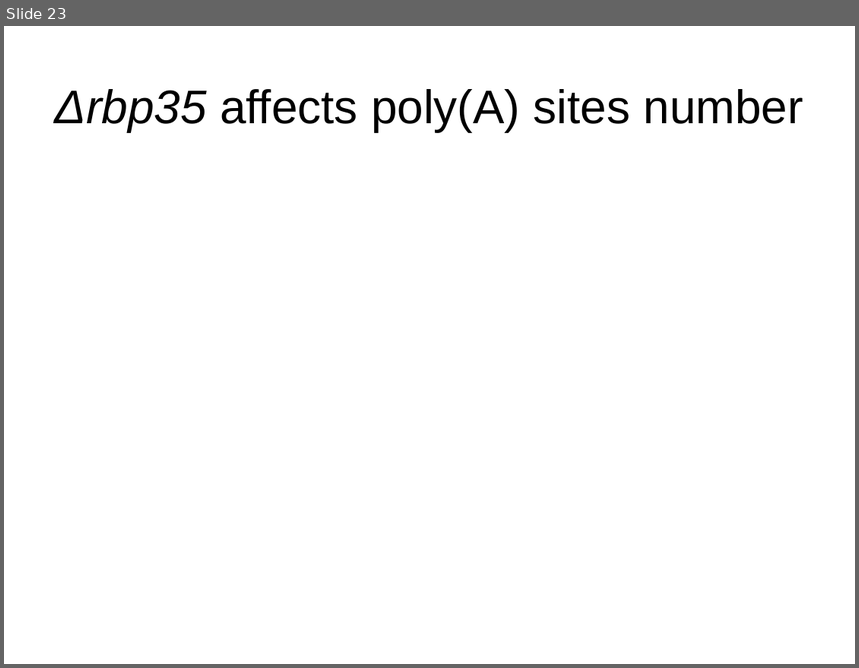
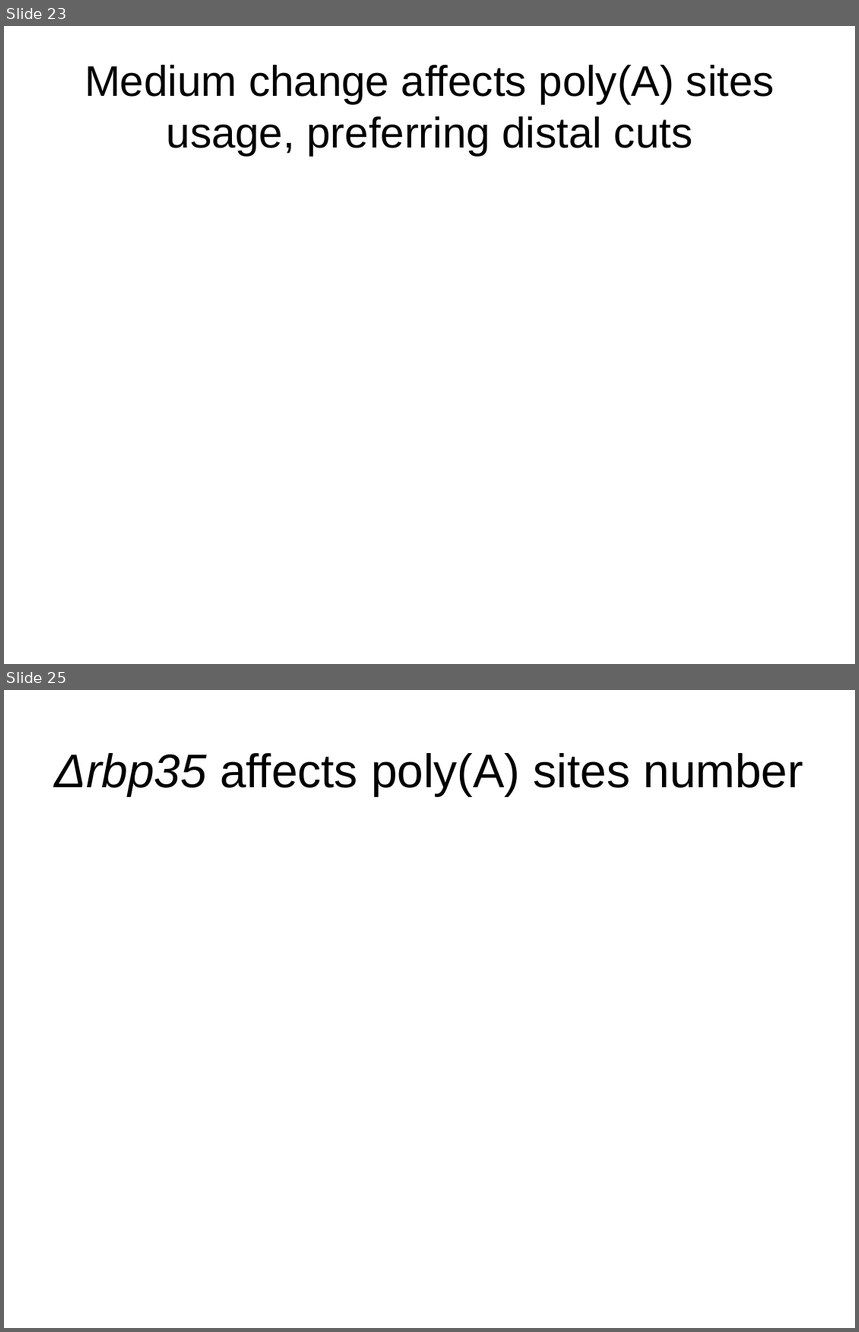
Before and after one commit to wilkinsonlab/m-oryzae-polya, a slide deck: doc/oryzae_presentation.odp. Shown one above the other, each under a label of ours: slide 23 before the commit, slides 23 and 25 after it; the slides between them are not shown. The pictures are 859x668 and 859x1332 pixels, drawn with LibreOffice and Linux fonts; fonts in the diff are those of the drawing. Boxes give left, top, right and bottom in pixels: in the first picture for what was removed or moved away, otherwise in the second. Text is boxed around its words. In the diff, an @@ line names an element or a change of style, - is before the commit and + after.

```diff
--- a/doc/oryzae_presentation.odp
+++ b/doc/oryzae_presentation.odp
@@ slide 23 added at <box>4,26,855,664</box>, background #FFFFFF @@
@@ title added at <box>85,65,775,155</box>, 40 pt, text #000000 @@
+Medium change affects poly(A) sites usage, preferring distal cuts
@@ what was slide 23 is now slide 25 @@
```
Also in this commit, not shown: 11 slides changed, 1 other slide added, 3 other files.
